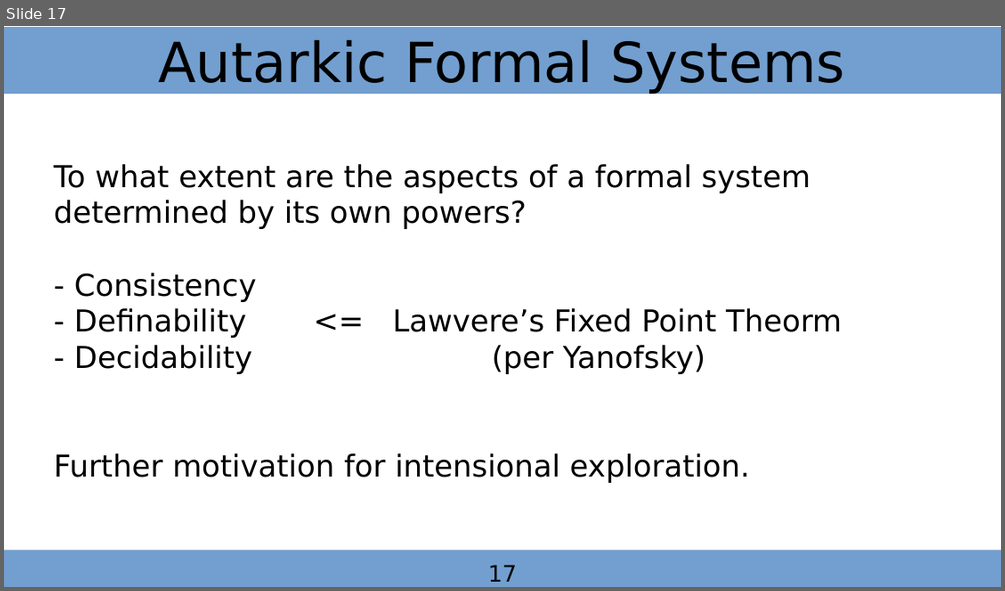
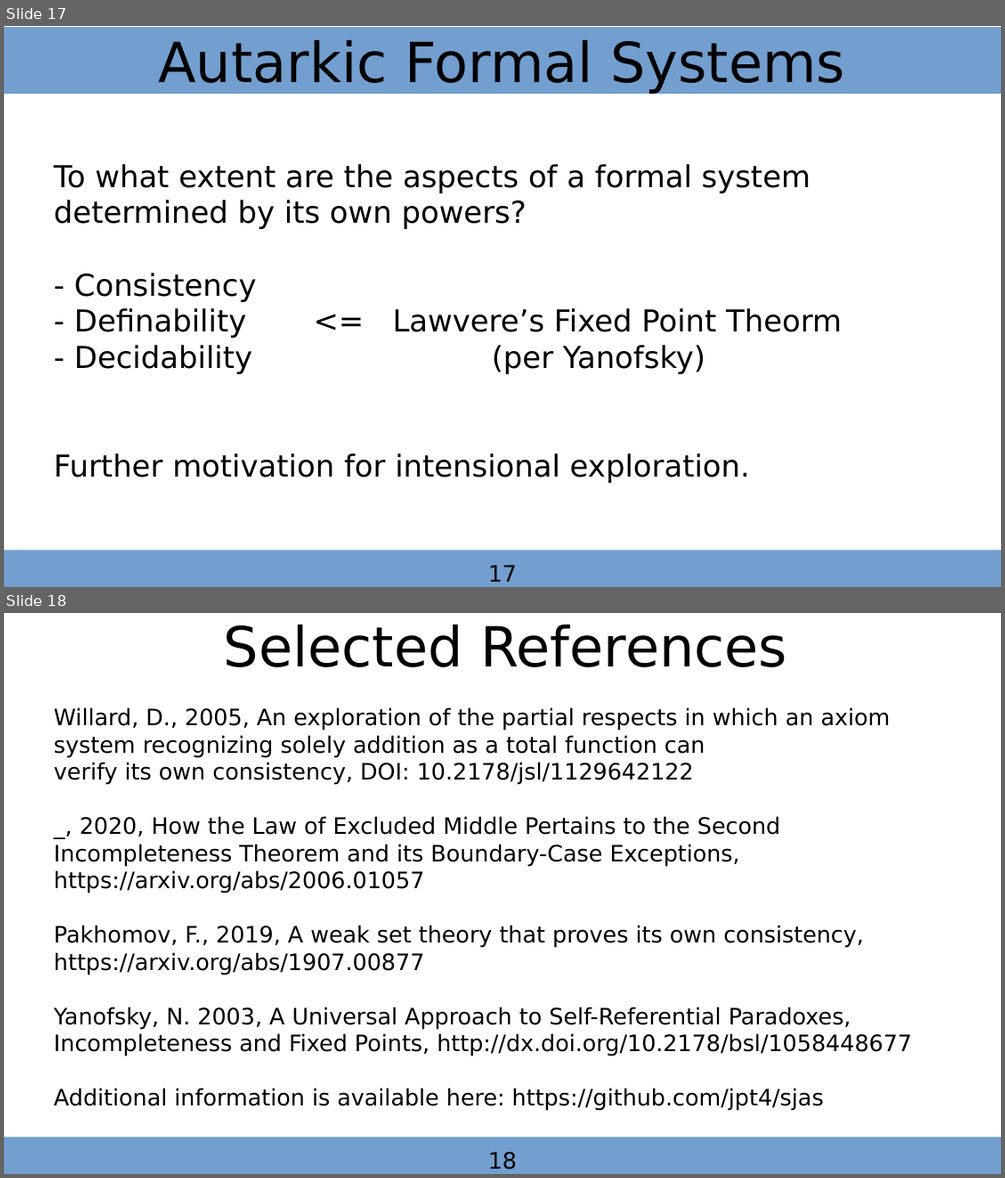
Before and after one commit to jpt4/sjas, a slide deck: 20250416_iu_logic_seminar.odp. Shown one above the other, each under a label of ours: slide 17 before the commit, slides 17 and 18 after it. The pictures are 1005x591 and 1005x1178 pixels, drawn with LibreOffice and Linux fonts; fonts in the diff are those of the drawing. Boxes give left, top, right and bottom in pixels: in the first picture for what was removed or moved away, otherwise in the second. Text is boxed around its words. In the diff, an @@ line names an element or a change of style, - is before the commit and + after.

Commit message:
Added references.

```diff
--- a/20250416_iu_logic_seminar.odp
+++ b/20250416_iu_logic_seminar.odp
@@ slide 18 added at bbox=[4, 613, 1001, 1174], background #FFFFFF @@
@@ text added at bbox=[224, 624, 787, 667], 44 pt, text #000000 @@
+Selected References
@@ subtitle added at bbox=[54, 707, 912, 1111], 18 pt, text #000000 @@
+Willard, D., 2005, An exploration of the partial respects in which an axiom
+system recognizing solely addition as a total function can
+verify its own consistency, DOI: 10.2178/jsl/1129642122
+_, 2020, How the Law of Excluded Middle Pertains to the Second Incompleteness Theorem and its Boundary-Case Exceptions, https://arxiv.org/abs/2006.01057
+Pakhomov, F., 2019, A weak set theory that proves its own consistency, https://arxiv.org/abs/1907.00877
+Yanofsky, N. 2003, A Universal Approach to Self-Referential Paradoxes, Incompleteness and Fixed Points, http://dx.doi.org/10.2178/bsl/1058448677
+Additional information is available here: https://github.com/jpt4/sjas
@@ rectangle added at bbox=[4, 1136, 1001, 1174], fill #729FCF @@
@@ text added at bbox=[488, 1151, 517, 1169], 18 pt, text #000000 @@
+18
```
Also in this commit, not shown: 1 slide changed, 1 other file.
